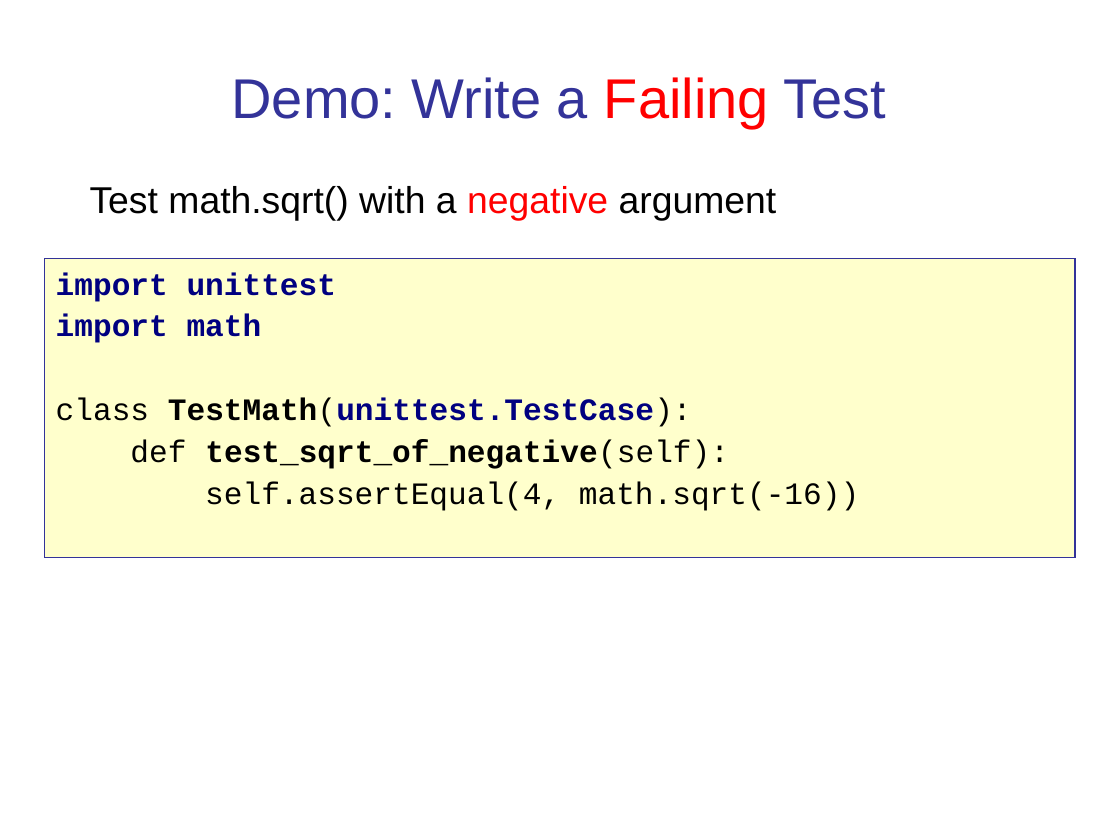
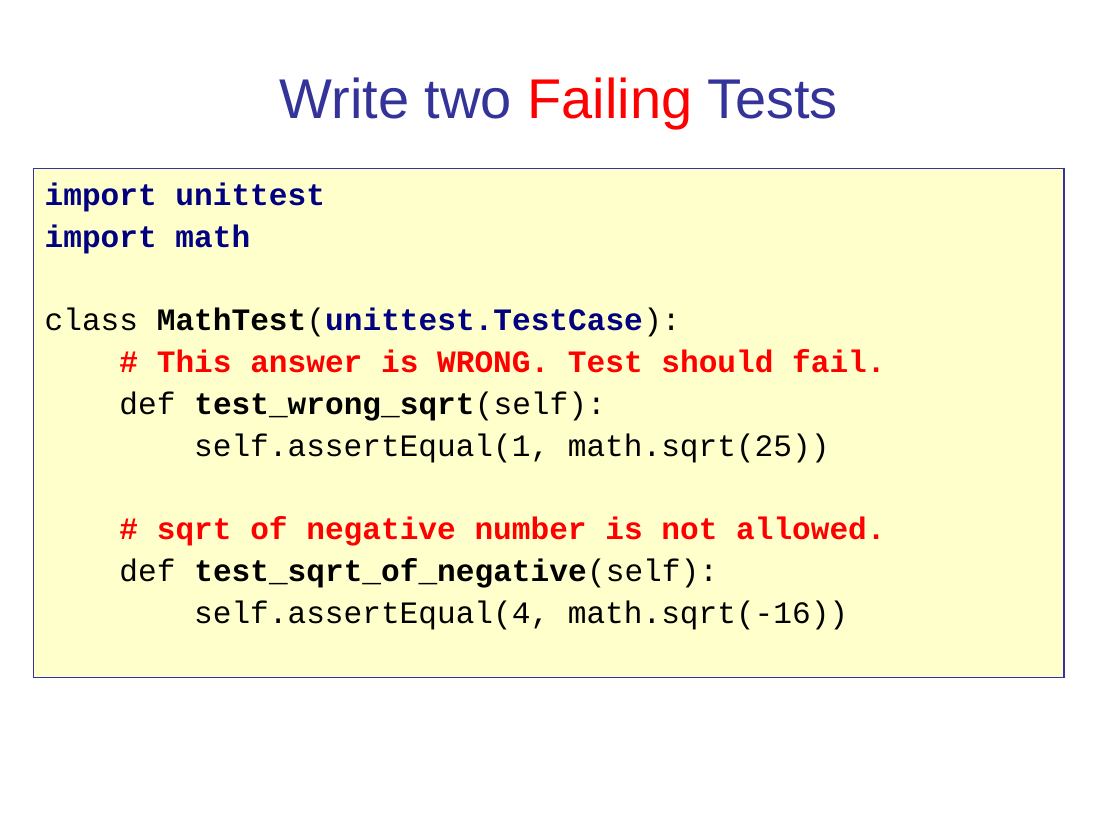
Before and after one commit to cpske/ISP, a slide deck: slide 8 of testing/PythonUnitTesting.ppt. Drawn at 1120x840 pixels with LibreOffice and Linux fonts; fonts in the diff are those of the drawing. Boxes give left, top, right and bottom in pixels: in the first picture for what was removed or moved away, otherwise in the second. Text is boxed around its words. In the diff, an @@ line names an element or a change of style, - is before the commit and + after.

```diff
--- a/testing/PythonUnitTesting.ppt
+++ b/testing/PythonUnitTesting.ppt
@@ title at [280, 77, 838, 128]: text changed @@
-Demo: Write a Failing Test
+Write two Failing Tests
@@ rectangle "import unittest": place and size @@
-rectangle "import unittest" at [45, 259, 1075, 559]
+rectangle "import unittest" at [34, 169, 1064, 678]
@@ text removed at [90, 186, 777, 221] @@
-Test math.sqrt() with a negative argument
@@ text in rectangle at [45, 308, 885, 546]: text changed; text colour #000080 to #000000 @@
-class TestMath(unittest.TestCase):
+class MathTest(unittest.TestCase):
+# This answer is WRONG. Test should fail.
+def test_wrong_sqrt(self):
+self.assertEqual(1, math.sqrt(25))
+# sqrt of negative number is not allowed.
```
Also in this commit, not shown: 14 other slides changed, 8 slides added, 4 other files.
